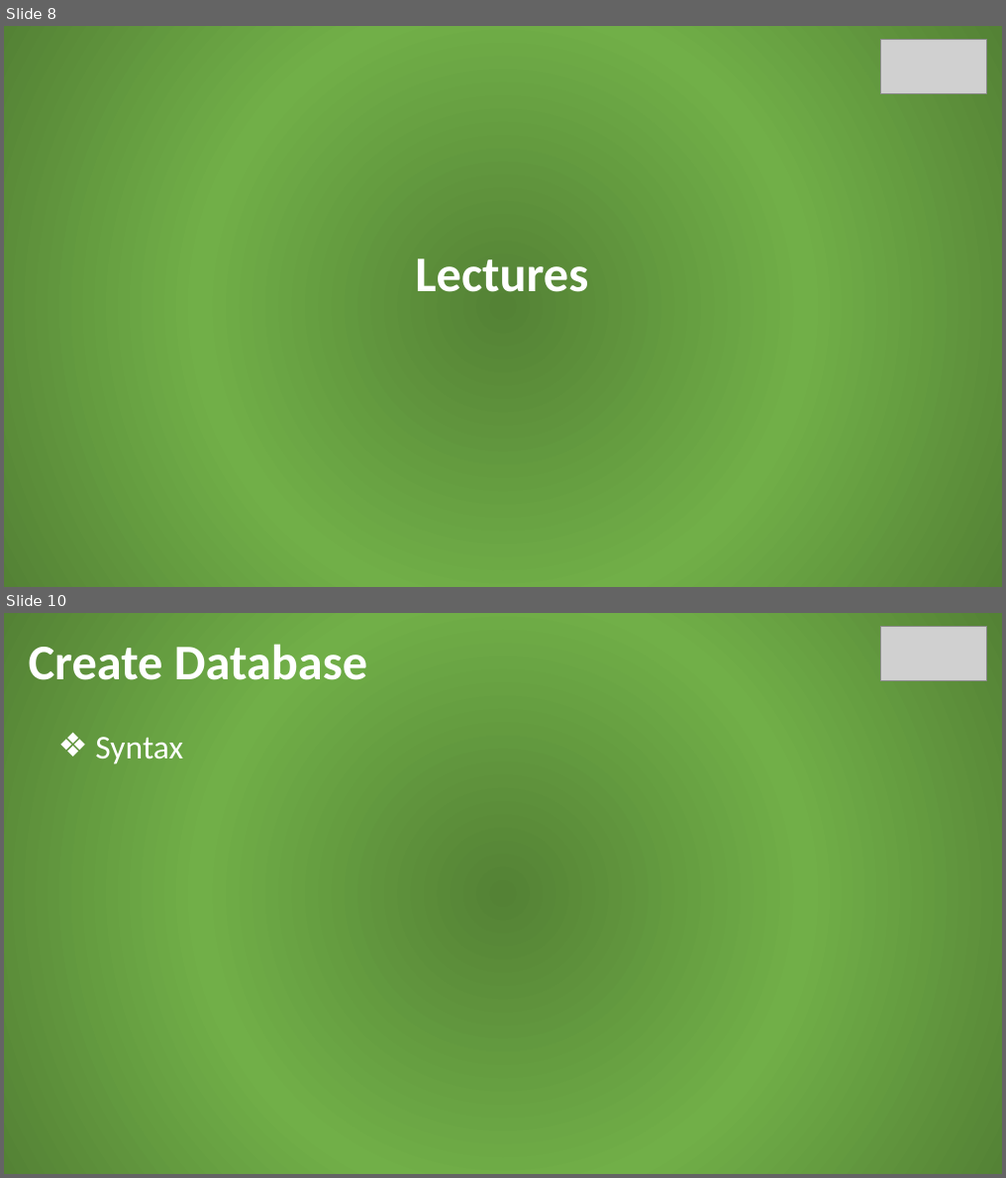
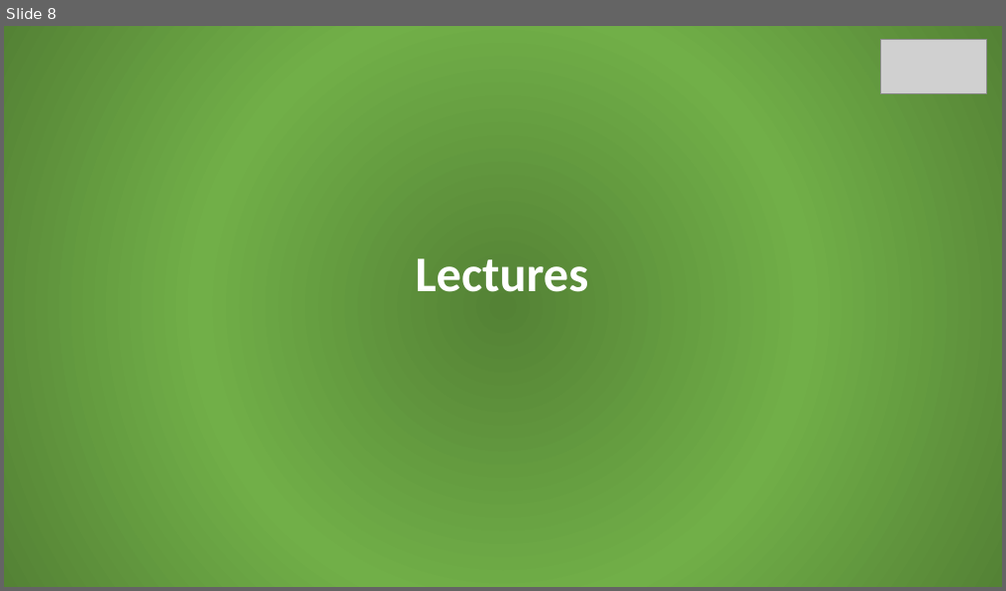
Before and after one commit to jonasalberttan/mysql-in-action, a slide deck: files/mysql-in-action-presentation.pptx. Shown one above the other, each under a label of ours: slides 8 and 10 before the commit, slide 8 after it; the slides between them are not shown. The pictures are 1006x1178 and 1006x591 pixels, drawn with LibreOffice and Linux fonts; fonts in the diff are those of the drawing; grey boxes stand for pictures. Boxes give left, top, right and bottom in pixels: in the first picture for what was removed or moved away, otherwise in the second. Text is boxed around its words. In the diff, an @@ line names an element or a change of style, - is before the commit and + after.

```diff
--- a/files/mysql-in-action-presentation.pptx
+++ b/files/mysql-in-action-presentation.pptx
@@ slide 10 removed at (4, 613, 1002, 1174), background gradient #548235 to #71AF48 @@
@@ picture removed at (880, 627, 987, 681) @@
@@ text removed at (29, 644, 367, 680) @@
-Create Database
@@ text removed at (95, 737, 183, 764) @@
-❖ Syntax
```
Also in this commit, not shown: 1 other slide removed, 2 other files.
